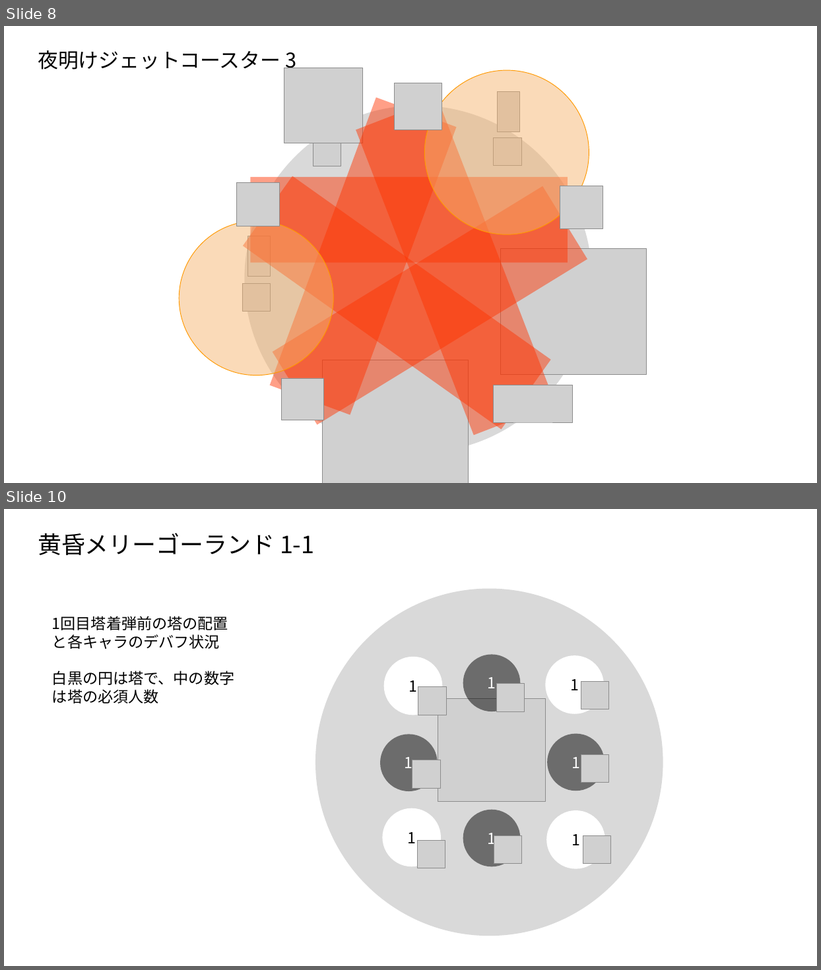
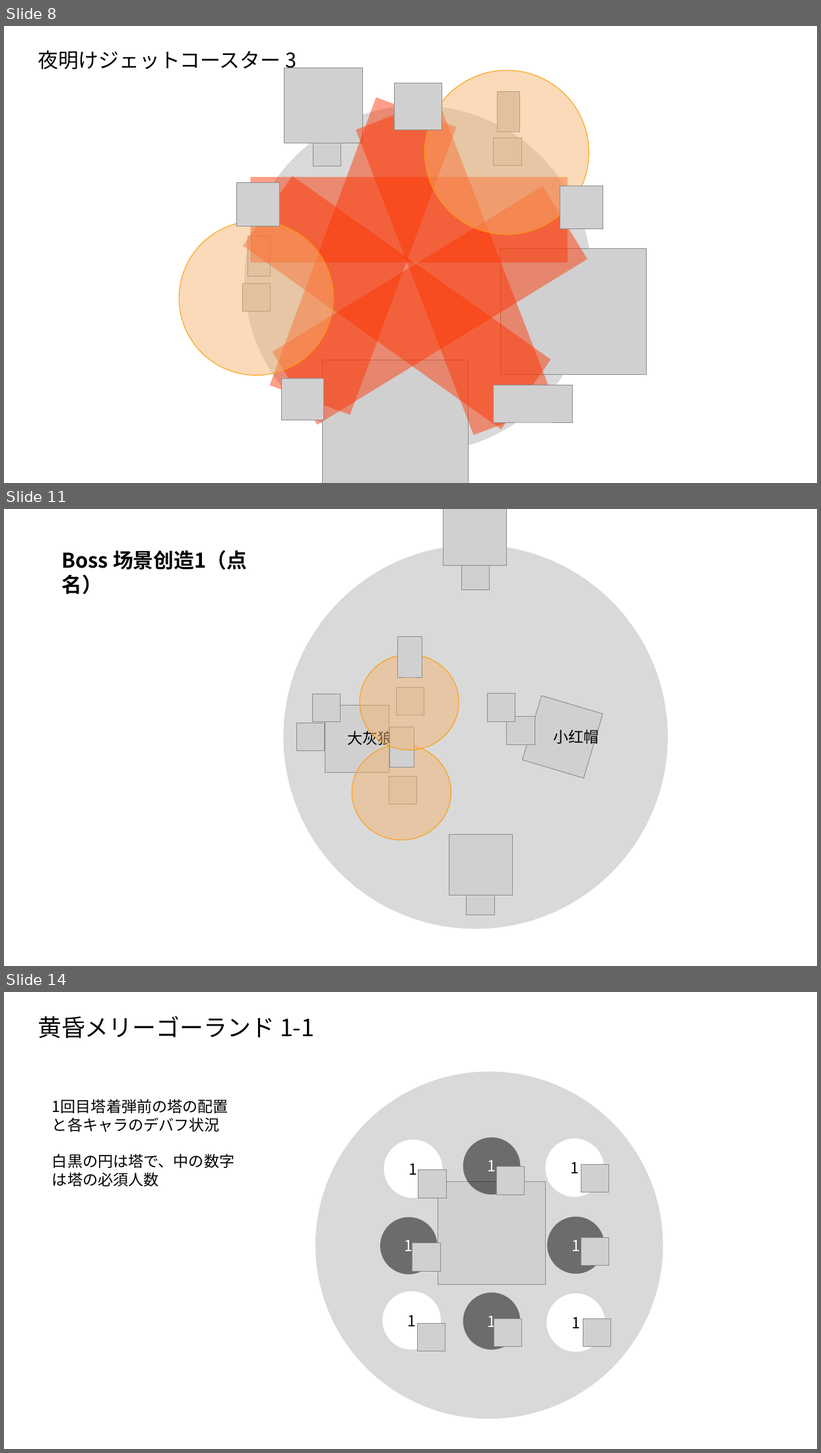
Before and after one commit to tufuchipaji/Tiera, a slide deck: 机制图示.pptx. Shown one above the other, each under a label of ours: slides 8 and 10 before the commit, slides 8, 11 and 14 after it; the slides between them are not shown. The pictures are 821x970 and 821x1453 pixels, drawn with LibreOffice and Linux fonts; fonts in the diff are those of the drawing; grey boxes stand for pictures. Boxes give left, top, right and bottom in pixels: in the first picture for what was removed or moved away, otherwise in the second. Text is boxed around its words. In the diff, an @@ line names an element or a change of style, - is before the commit and + after.

Commit message:
小红帽剧场 机制说明及时间轴

```diff
--- a/机制图示.pptx
+++ b/机制图示.pptx
@@ slide 11 added at [4,509,817,966], background #FFFFFF @@
@@ picture added at [443,509,507,565] @@
@@ ellipse added at [283,545,668,929], fill #D9D9D9 @@
@@ text added at [61,550,247,594], 24 pt, text #000000, bold @@
+Boss 场景创造1（点名）
@@ picture added at [461,561,490,590] @@
@@ picture added at [398,636,422,677] @@
@@ ellipse added at [360,655,459,751], fill #F6B26B at 48% opacity, outline #FF9900 0.75 pt @@
@@ picture added at [313,694,341,722] @@
@@ picture added at [325,706,389,773] @@
@@ picture added at [396,687,424,715] @@
@@ picture added at [488,694,516,722] @@
@@ picture added at [523,696,603,778] @@
@@ picture added at [297,723,325,751] @@
@@ picture added at [507,717,535,745] @@
@@ text added at [348,729,393,748], 18 pt, text #000000 @@
+大灰狼
@@ ellipse added at [352,745,451,840], fill #F6B26B at 48% opacity, outline #FF9900 0.75 pt @@
@@ picture added at [390,727,415,768] @@
@@ text added at [554,727,599,747], 18 pt, text #000000 @@
+小红帽
@@ picture added at [389,777,417,805] @@
@@ picture added at [449,835,512,896] @@
@@ picture added at [467,887,495,916] @@
@@ what was slide 10 is now slide 14 @@
```
Also in this commit, not shown: 3 slides changed, 3 other slides added, 1 other file.
